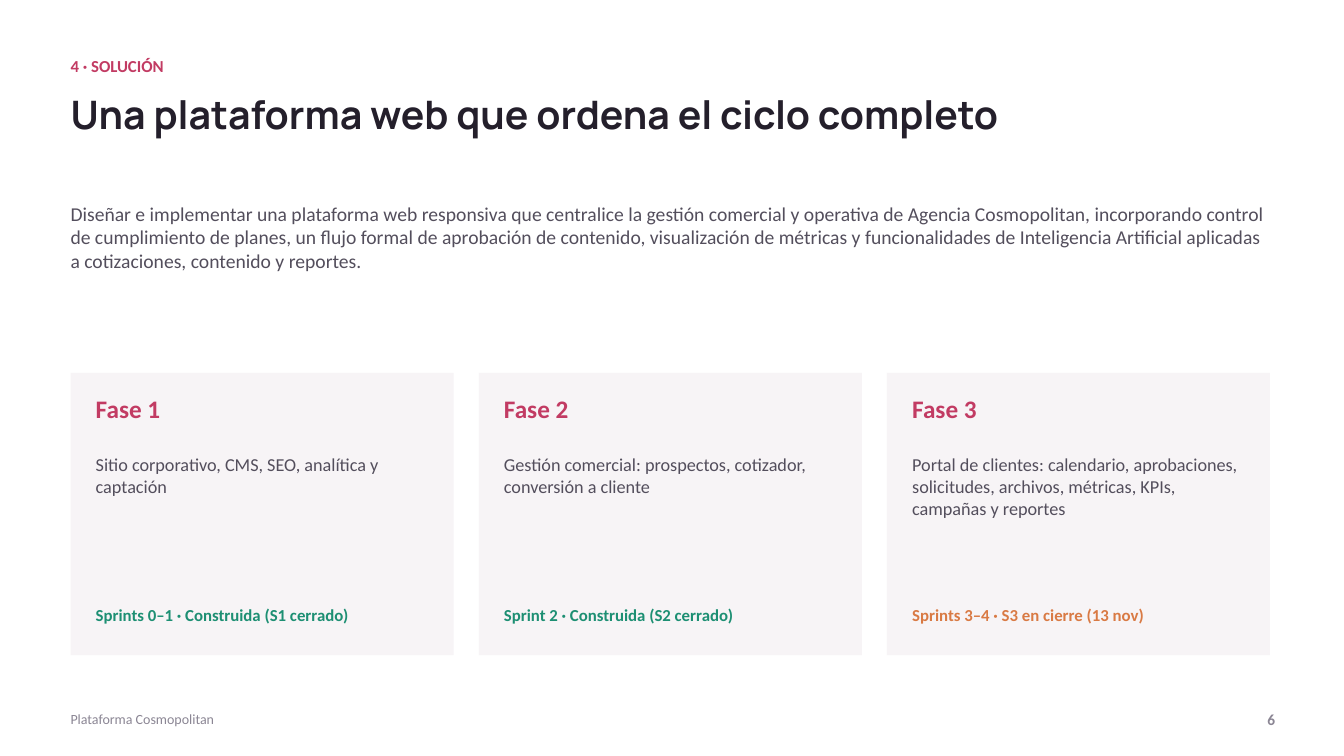
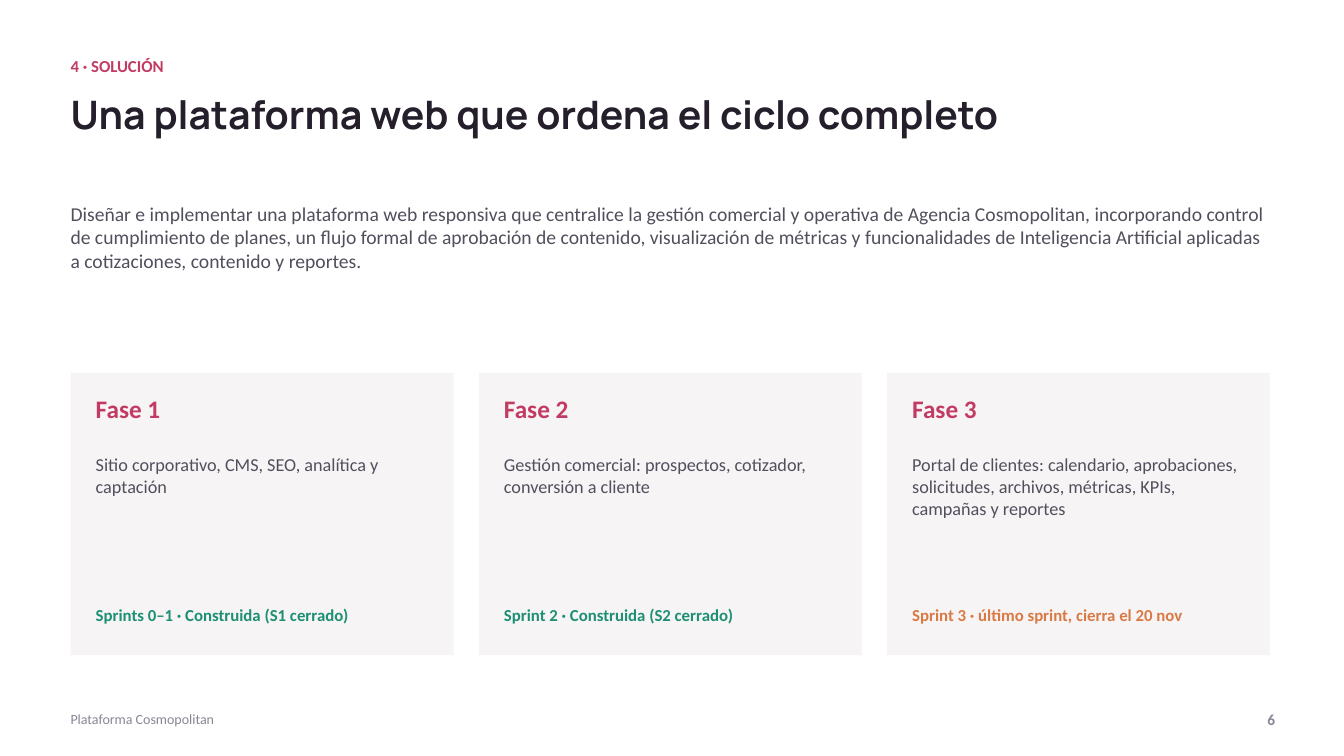
Before and after one commit to ChristianCuadra/capstone, a slide deck: slide 6 of Fase 2/Evidencias Proyecto/Presentación Proyecto.pptx. Drawn at 1344x756 pixels with LibreOffice and Linux fonts; fonts in the diff are those of the drawing. Boxes give left, top, right and bottom in pixels: in the first picture for what was removed or moved away, otherwise in the second. Text is boxed around its words. In the diff, an @@ line names an element or a change of style, - is before the commit and + after.

Commit message:
Proyecto en 4 sprints: el Sprint 3 es el último (26 oct al 20 nov, 121 pts) y absorbe métricas e IA y el cierre; PC-MET-02 descartada

```diff
--- a/Fase 2/Evidencias Proyecto/Presentación Proyecto.pptx
+++ b/Fase 2/Evidencias Proyecto/Presentación Proyecto.pptx
@@ text at (912,609,1182,624): text changed @@
-Sprints 3–4 · S3 en cierre (13 nov)
+Sprint 3 · último sprint, cierra el 20 nov
```
Also in this commit, not shown: 4 other slides changed, 10 other files.
